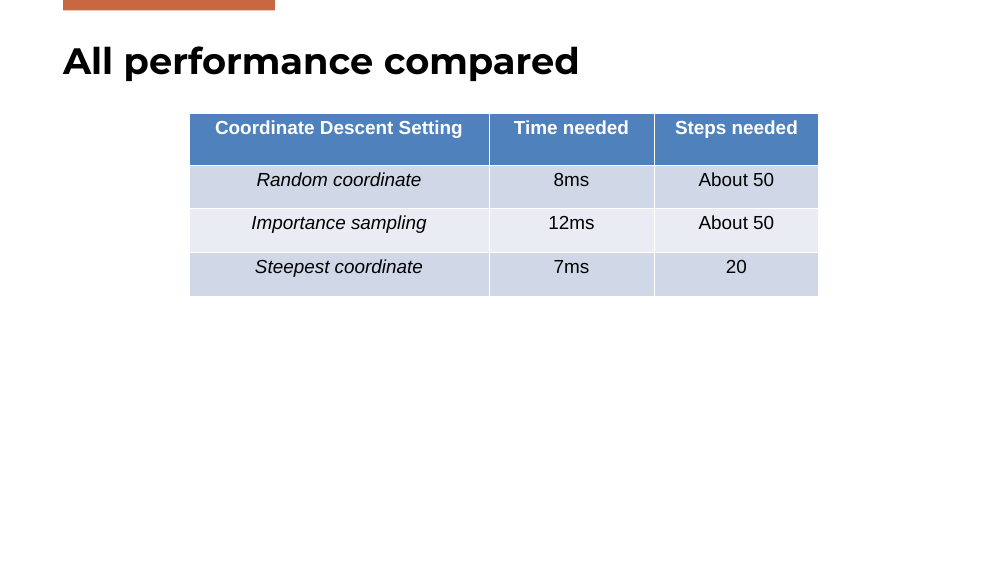
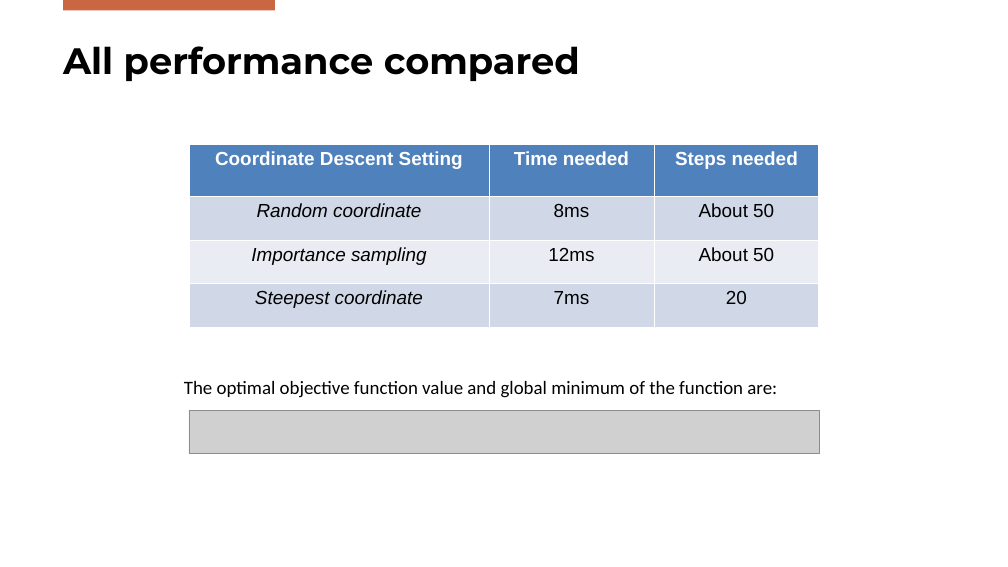
Before and after one commit to FilippoBolis/OptimizationProject_2025, a slide deck: slide 51 of Ppt/Optimization.pptx. Drawn at 1008x567 pixels with LibreOffice and Linux fonts; fonts in the diff are those of the drawing; grey boxes stand for pictures; background and template pictures are left out. Boxes give left, top, right and bottom in pixels: in the first picture for what was removed or moved away, otherwise in the second. Text is boxed around its words. In the diff, an @@ line names an element or a change of style, - is before the commit and + after.

```diff
--- a/Ppt/Optimization.pptx
+++ b/Ppt/Optimization.pptx
@@ table: place and size @@
-table at <box>189,113,819,296</box>
+table at <box>189,145,819,328</box>
@@ text added at <box>184,381,777,398</box>, 18 pt, text #000000 @@
+The optimal objective function value and global minimum of the function are:
@@ picture added at <box>189,410,819,454</box> @@
```
Also in this commit, not shown: 3 other slides changed, 1 slide added, 2 other files.
